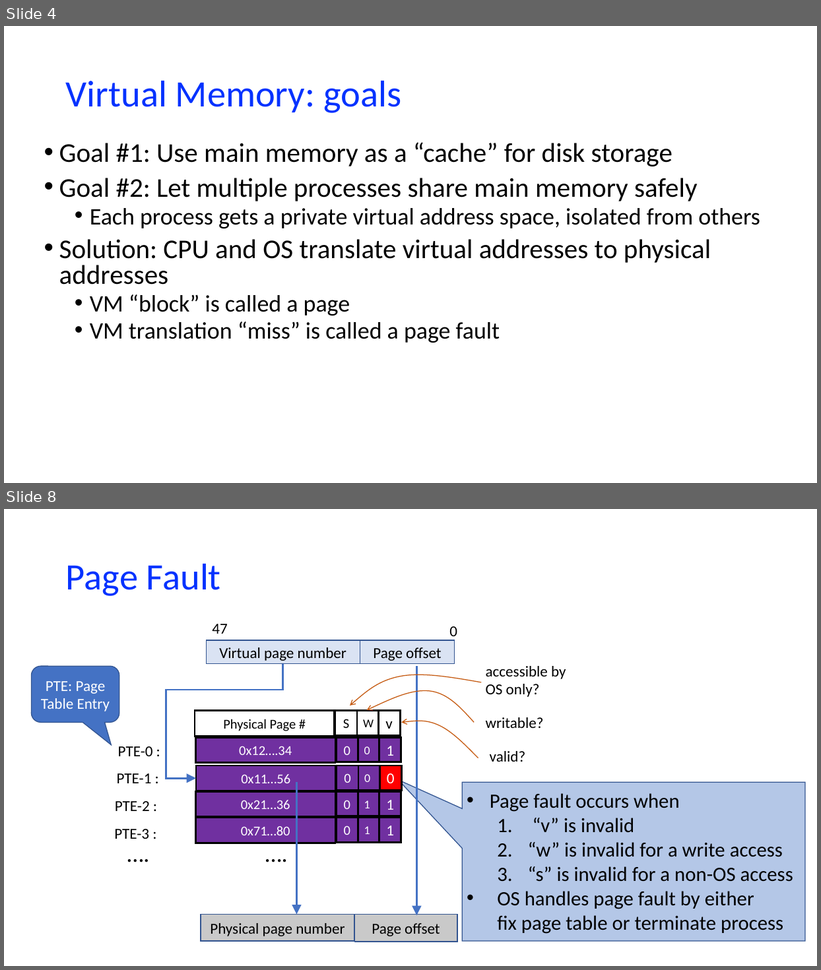
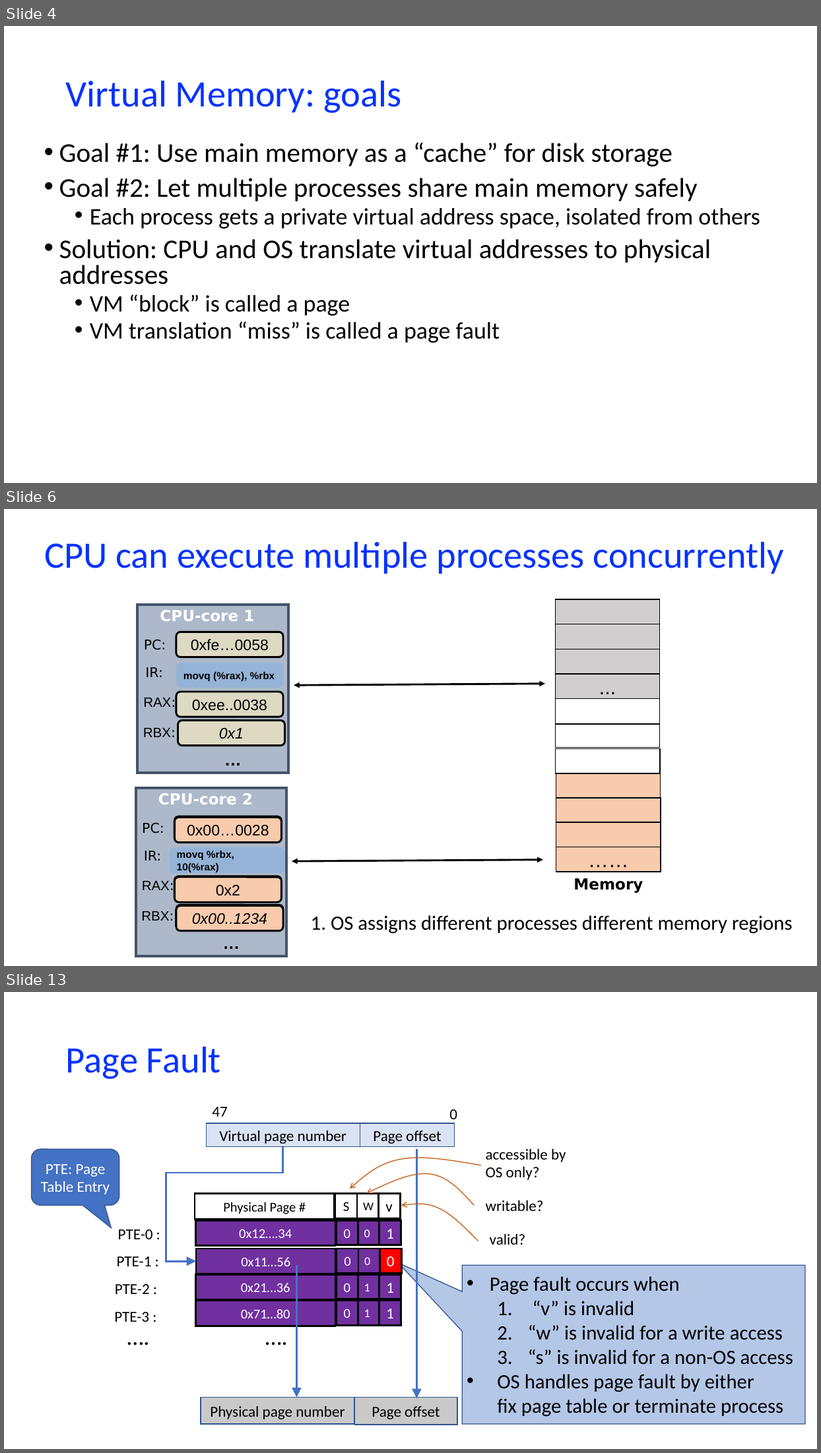
Before and after one commit to NYU-CSO/nyu-cso.github.io, a slide deck: notes/arch-mem2.pptx. Shown one above the other, each under a label of ours: slides 4 and 8 before the commit, slides 4, 6 and 13 after it; the slides between them are not shown. The pictures are 821x970 and 821x1453 pixels, drawn with LibreOffice and Linux fonts; fonts in the diff are those of the drawing. Boxes give left, top, right and bottom in pixels: in the first picture for what was removed or moved away, otherwise in the second. Text is boxed around its words. In the diff, an @@ line names an element or a change of style, - is before the commit and + after.

```diff
--- a/notes/arch-mem2.pptx
+++ b/notes/arch-mem2.pptx
@@ slide 6 added at (4,509,817,966), background #FFFFFF @@
@@ title added at (44,541,784,574), 44 pt, text #0432FF @@
+CPU can execute multiple processes concurrently
@@ rectangle added at (556,599,660,625), fill #D0CECE, outline #000000 1 pt @@
@@ rectangle added at (556,625,660,650), fill #D0CECE, outline #000000 1 pt @@
@@ rectangle added at (556,650,660,674), fill #D0CECE, outline #000000 1 pt @@
@@ double arrow added from (294, 685) to (545, 684), #000000 2.25 pt @@
@@ rectangle added at (556,674,660,699), fill #D0CECE, outline #000000 1 pt, 24 pt, text #000000 @@
+...
@@ rectangle added at (556,698,660,723), outline #000000 1 pt @@
@@ rectangle added at (556,724,660,748), fill #FFFFFF, outline #000000 1 pt @@
@@ group added at (137,605,289,773): 6 texts, 4 rounded rectangles, 1 rectangle @@
+CPU-core 1
+0xfe…0058
+PC:
+IR:
+movq (%rax), %rbx
+RAX:
+0xee..0038
+0x1
+…
+RBX:
@@ rectangle added at (556,749,660,774), fill #FFFFFF, outline #000000 1 pt @@
@@ rectangle added at (556,774,660,799), fill #F8CBAD, outline #000000 1 pt @@
@@ rectangle added at (136,788,287,956), fill #ADB9CA, outline #44546A 3 pt @@
@@ text added at (158,793,253,805), 18 pt, text #FFFFFF, bold @@
+CPU-core 2
@@ rectangle added at (556,798,661,823), fill #F8CBAD, outline #000000 1 pt @@
@@ text added at (142,823,164,834), 16 pt, text #000000 @@
+PC:
@@ rectangle added at (556,823,661,848), fill #F8CBAD, outline #000000 1 pt @@
@@ text added at (144,851,161,861), 16 pt, text #000000 @@
+IR:
@@ double arrow added from (292, 861) to (543, 860), #000000 2.25 pt @@
@@ rectangle added at (556,847,661,872), fill #F8CBAD, outline #000000 1 pt, 24 pt, text #000000 @@
+……
@@ text added at (142,880,174,894), 16 pt, text #000000 @@
+RAX:
@@ text added at (574,879,643,893), 18 pt, text #000000, bold @@
+Memory
@@ text added at (141,912,174,921), 16 pt, text #000000 @@
+RBX:
@@ group added at (175,817,283,931): 4 rounded rectangles @@
@@ group added at (169,818,284,931): 4 rounded rectangles @@
+0x00…0028
+movq %rbx, 10(%rax)
+0x2
+0x00..1234
@@ text added at (311,916,793,934), 24 pt, text #000000 @@
+1. OS assigns different processes different memory regions
@@ text added at (217,930,246,956), 20 pt, text #000000, bold @@
+…
@@ what was slide 8 is now slide 13 @@
```
Also in this commit, not shown: 3 slides changed, 4 other slides added, 1 other file.
